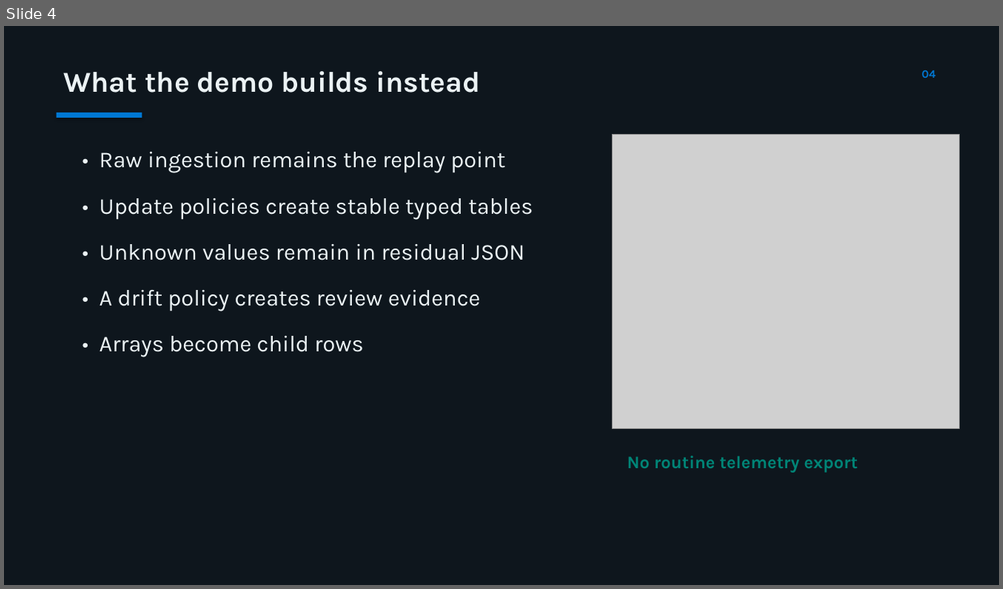
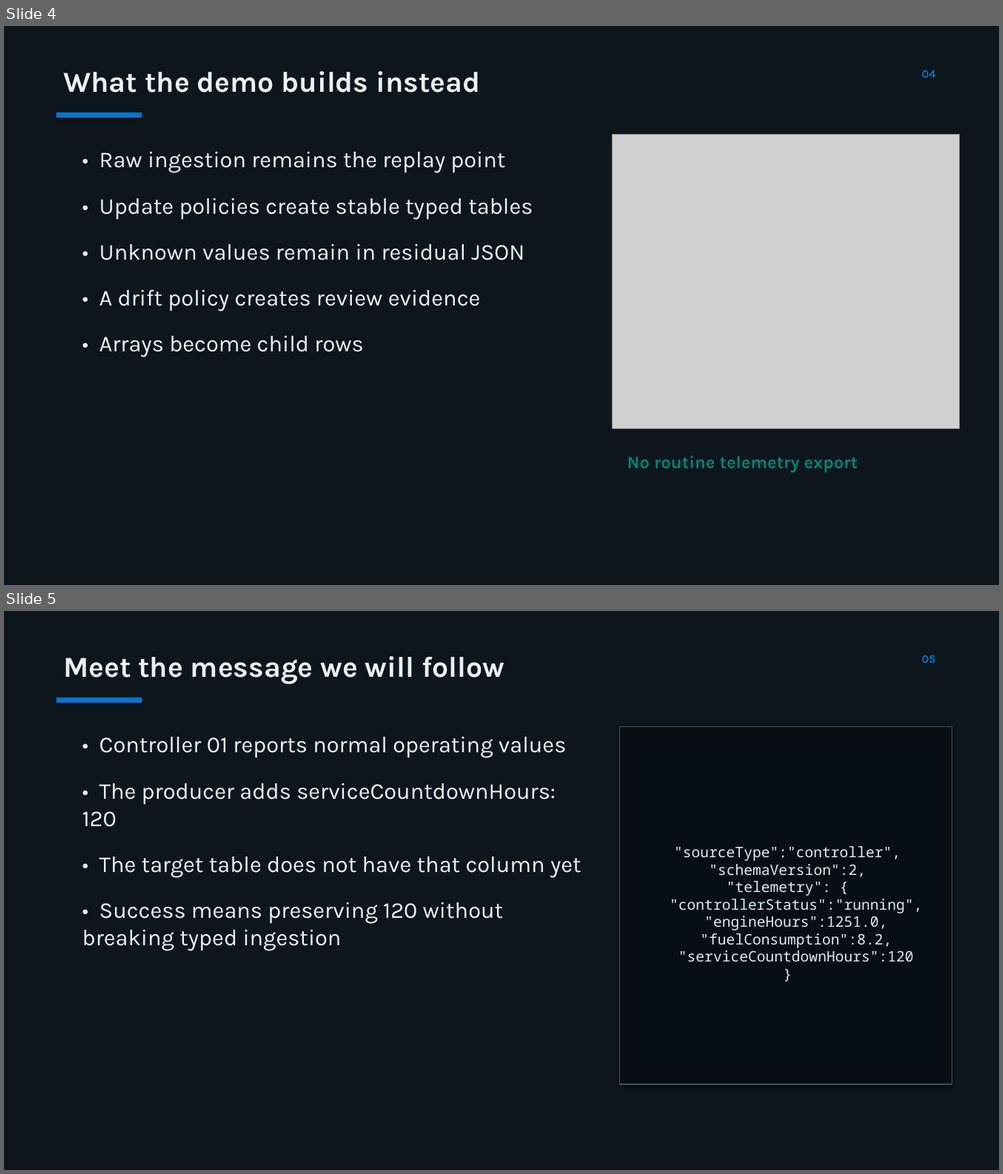
Before and after one commit to MatthieuLefebvre/eventhouse-schema-drift-reference, a slide deck: presentation/eventhouse-schema-drift-reference.pptx. Shown one above the other, each under a label of ours: slide 4 before the commit, slides 4 and 5 after it. The pictures are 1003x589 and 1003x1174 pixels, drawn with LibreOffice and Linux fonts; fonts in the diff are those of the drawing; grey boxes stand for pictures. Boxes give left, top, right and bottom in pixels: in the first picture for what was removed or moved away, otherwise in the second. Text is boxed around its words. In the diff, an @@ line names an element or a change of style, - is before the commit and + after.

```diff
--- a/presentation/eventhouse-schema-drift-reference.pptx
+++ b/presentation/eventhouse-schema-drift-reference.pptx
@@ slide 5 added at box(4, 611, 999, 1170), background #0E161D @@
@@ text added at box(63, 656, 504, 684), 28 pt, text #EBF2F4, bold @@
+Meet the message we will follow
@@ text added at box(922, 655, 936, 663), 11 pt, text #0078D4, bold @@
+05
@@ rectangle added at box(57, 698, 142, 703), fill #0078D4 @@
@@ text added at box(82, 737, 581, 951), 22 pt, text #EBF2F4 @@
+• Controller 01 reports normal operating values
+• The producer adds serviceCountdownHours: 120
+• The target table does not have that column yet
+• Success means preserving 120 without breaking typed ingestion
@@ rectangle added at box(620, 726, 951, 1085), fill #080F14, outline #3C525C 0.75 pt, 14 pt, text #DCEEF1 @@
+"sourceType":"controller",
+"schemaVersion":2,
+"telemetry": {
+"controllerStatus":"running",
+"engineHours":1251.0,
+"fuelConsumption":8.2,
+"serviceCountdownHours":120
+}
```
Also in this commit, not shown: 5 slides changed, 1 other slide added, 2 slides removed, 3 other files.
